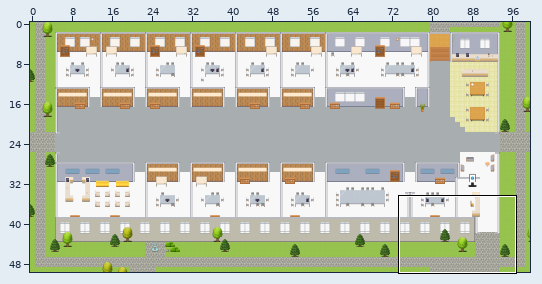
A Tiled map (JSON) gets an edit: maps/PH-Customer-Engagement-Platform-Analytics-AI.tmj. The picture above shows the old version from afar; the outline marks the close-up.
Close-up. Before the edit:
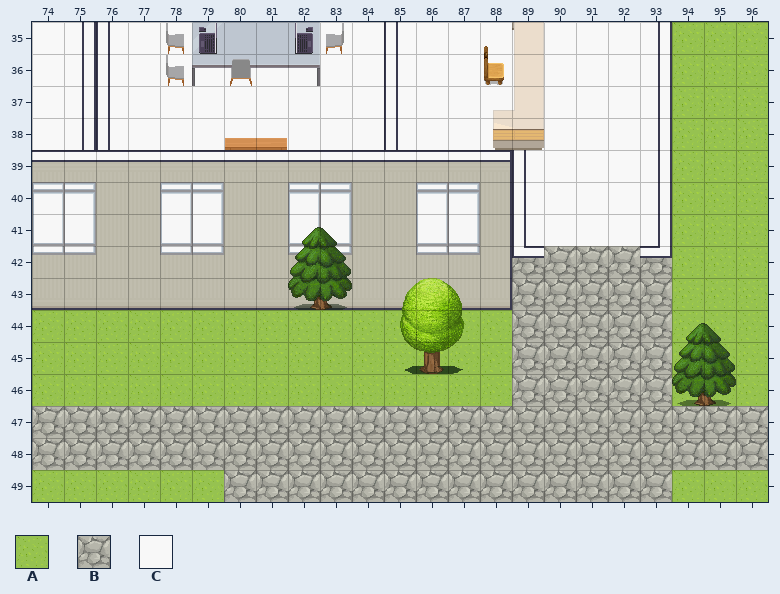
Cells are 32x32 px. Shown: x 74..96, y 35..49. The commit also changed other parts of the map, which this record leaves out.
Key: from "Exterior": A 629, B 638; from "room2": C 66.
_ is an empty cell, # one hidden under a higher layer.
Layers that did not change in this view are not listed.
Layer "outside" before, first column x 74:
35 ####################AAA
36 ####################AAA
37 ####################AAA
38 ####################AAA
39 ####################AAA
40 ####################AAA
41 ####################AAA
42 ###############BBBBBAAA
43 ###############BBBBBAAA
44 AAAAAAAAAAAA#AABBBBBAAA
45 AAAAAAAAAAAAAAABBBBBAAA
46 AAAAAAAAAAAAAAABBBBBAAA
47 BBBBBBBBBBBBBBBBBBBBBBB
48 BBBBBBBBBBBBBBBBBBBBBBB
49 AAAAAABBBBBBBBBBBBBBAAA
Layer "floors" before, first column x 74:
35 CCCCC####CCCCCCCCCCC___
36 CCCCCCCCCCCCCCCCCCCC___
37 CCCCCCCCCCCCCCCCCCCC___
38 CCCCCCCCCCCCCCCCCCCC___
39 _______________CCCCC___
40 _______________CCCCC___
41 _______________CCCCC___
42 _______________________
43 _______________________
44 _______________________
45 _______________________
46 _______________________
47 _______________________
48 _______________________
49 _______________________
The same view after the edit:
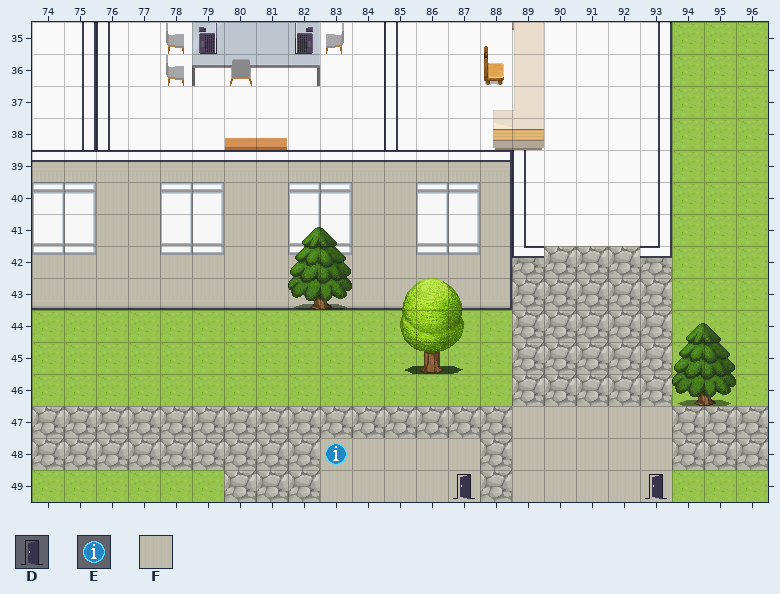
Further tiles: from "User_Zones": D 65, E 104; from "room2": F 328.
The edit:
Changed rows in their new state; . is an unchanged cell.
Layer "outside":
first column x 89:
47 FFFFF
48 FFFFF
49 FFFFF
Layer "floors":
first column x 83:
48 FFFFF
49 FFFFF
Layer "zones":
first column x 83:
48 E..........
49 ....D.....D
Changed places in both close-ups, as pixel boxes (x1, y1, x2, y2):
changed: (512, 406, 672, 502)
added: (320, 438, 480, 502)
